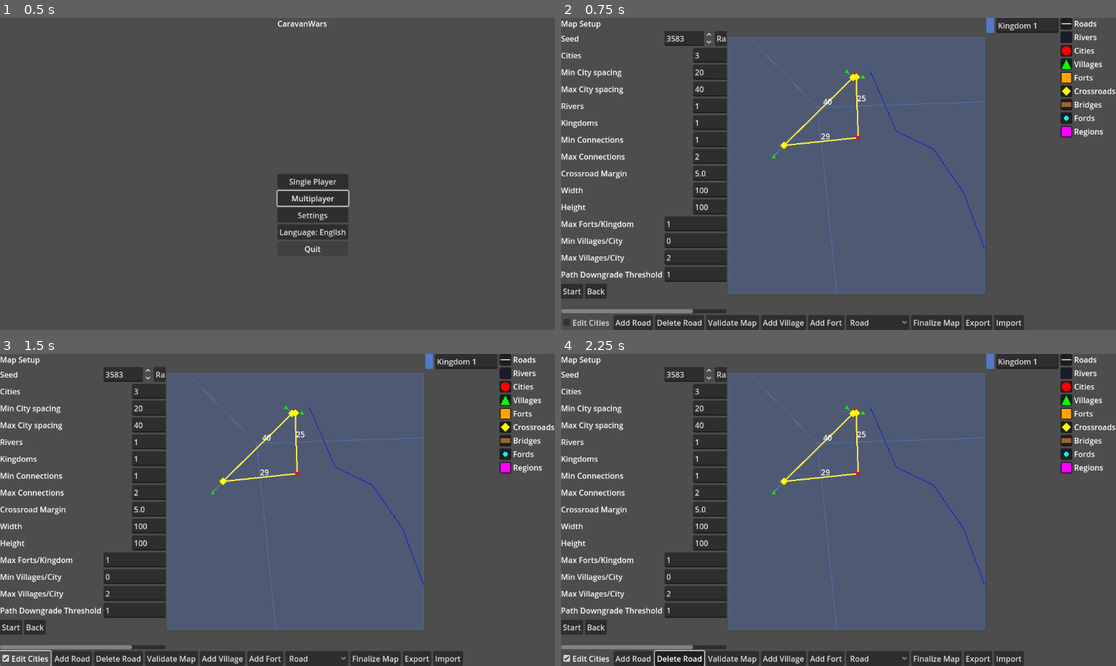
Above: before the commit, frames 1-4 (two rows, left to right).
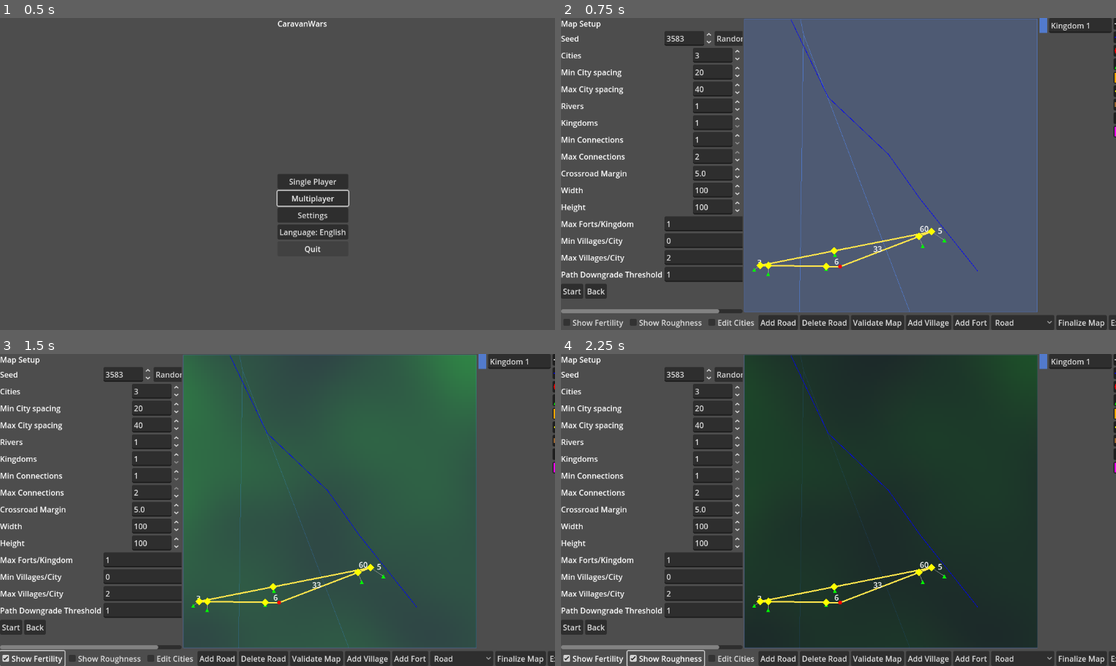
Above: after the commit, the same moments.

Repository: sepa79/CaravanWars
Game: Godot game, scene res://scenes/Main.tscn
The game is run twice, just before and just after one commit, with the same random seed, the same clock (stepped at 60 frames per second) and the same inputs.
Inputs (mouse positions are in pixels of both pictures, inside the frame that each line leads up to):
- Up to frame 1 (0.5 s): no input
- Up to frame 2 (0.75 s): click "Single Player" at 0.5 s
- Up to frame 3 (1.5 s): click (33, 659) at 1.25 s, where only the run after the commit has a clickable "Show Fertility"
- Up to frame 4 (2.25 s): click (666, 659) at 2 s, where only the run after the commit has a clickable "Show Roughness"

Frame 1 is identical in both runs. In frame 2, 22% of the frame differs, in the area x 2-100%, y 0-100%; in frame 3, 56%; in frame 4, 57%.

Commit message:
Add fertility and roughness overlays

Diff:
--- a/game/i18n/en.cfg
+++ b/game/i18n/en.cfg
@@ -58,6 +58,8 @@
 setup.show_bridges="Show Bridges"
 setup.show_fords="Show Fords"
 setup.show_regions="Show Regions"
+setup.show_fertility="Show Fertility"
+setup.show_roughness="Show Roughness"
 setup.edit_cities="Edit Cities"
 setup.add_road="Add Road"
 setup.delete_road="Delete Road"
--- a/game/i18n/pl.cfg
+++ b/game/i18n/pl.cfg
@@ -58,6 +58,8 @@
 setup.show_bridges="Pokaż mosty"
 setup.show_fords="Pokaż brody"
 setup.show_regions="Pokaż regiony"
+setup.show_fertility="Pokaż żyzność"
+setup.show_roughness="Pokaż nierówności"
 setup.edit_cities="Edytuj miasta"
 setup.add_road="Dodaj drogę"
 setup.delete_road="Usuń drogę"
--- a/game/mapgen/MapGenerator.gd
+++ b/game/mapgen/MapGenerator.gd
@@ -72,6 +72,19 @@
         "width": params.width,
         "height": params.height,
     }
+    var width_i: int = int(params.width)
+    var height_i: int = int(params.height)
+    var noise_seed: int = rng.randi()
+    var nutil := NoiseUtil.new()
+    var fertility_field: Array = nutil.generate_field(
+        nutil.create_simplex(noise_seed, 3),
+        width_i,
+        height_i,
+        0.1
+    )
+    var roughness_field: Array = nutil.compute_roughness(fertility_field)
+    map_data["fertility"] = fertility_field
+    map_data["roughness"] = roughness_field
     var city_stage := CityPlacerModule.new(rng)
     var cities := city_stage.place_cities(
         params.city_count,
--- /dev/null
+++ b/game/mapgen/NoiseUtil.gd
@@ -0,0 +1,48 @@
+extends RefCounted
+class_name NoiseUtil
+
+## Creates a FastNoiseLite configured to approximate OpenSimplex noise.
+func create_simplex(seed: int, octaves: int = 3, frequency: float = 0.05, gain: float = 0.5, lacunarity: float = 2.0) -> FastNoiseLite:
+    var noise := FastNoiseLite.new()
+    noise.seed = seed
+    noise.noise_type = FastNoiseLite.TYPE_SIMPLEX
+    noise.frequency = frequency
+    noise.fractal_type = FastNoiseLite.FRACTAL_FBM
+    noise.fractal_octaves = octaves
+    noise.fractal_lacunarity = lacunarity
+    noise.fractal_gain = gain
+    return noise
+
+## Generates a 2D array of normalized noise values (0..1).
+func generate_field(noise: FastNoiseLite, width: int, height: int, step: float = 1.0) -> Array:
+    var field: Array = []
+    for y in range(height):
+        var row: Array = []
+        for x in range(width):
+            var v: float = noise.get_noise_2d(x * step, y * step)
+            row.append((v + 1.0) * 0.5)
+        field.append(row)
+    return field
+
+## Calculates a simple roughness field based on local differences.
+func compute_roughness(field: Array) -> Array:
+    var h: int = field.size()
+    if h == 0:
+        return []
+    var w: int = field[0].size()
+    var rough: Array = []
+    for y in range(h):
+        var row: Array = []
+        for x in range(w):
+            var v: float = field[y][x]
+            var diff: float = 0.0
+            var count: int = 0
+            for offset in [[1, 0], [-1, 0], [0, 1], [0, -1]]:
+                var nx: int = x + offset[0]
+                var ny: int = y + offset[1]
+                if nx >= 0 and nx < w and ny >= 0 and ny < h:
+                    diff += abs(v - field[ny][nx])
+                    count += 1
+            row.append(diff / count if count > 0 else 0.0)
+        rough.append(row)
+    return rough
--- a/game/ui/MapSetupScreen.gd
+++ b/game/ui/MapSetupScreen.gd
@@ -39,6 +39,8 @@
 @onready var show_cities_check: CheckBox = $Layers/ShowCities
 @onready var show_crossroads_check: CheckBox = $Layers/ShowCrossings
 @onready var show_regions_check: CheckBox = $Layers/ShowRegions
+@onready var show_fertility_check: CheckBox = $Layers/ShowFertility
+@onready var show_roughness_check: CheckBox = $Layers/ShowRoughness
 @onready var edit_cities_check: CheckBox = $Layers/EditCities
 @onready var add_road_button: Button = $Layers/AddRoad
 @onready var delete_road_button: Button = $Layers/DeleteRoad
@@ -132,6 +134,8 @@
     show_cities_check.toggled.connect(_on_show_cities_toggled)
     show_crossroads_check.toggled.connect(_on_show_crossroads_toggled)
     show_regions_check.toggled.connect(_on_show_regions_toggled)
+    show_fertility_check.toggled.connect(_on_show_fertility_toggled)
+    show_roughness_check.toggled.connect(_on_show_roughness_toggled)
     edit_cities_check.toggled.connect(_on_edit_cities_toggled)
     add_road_button.toggled.connect(_on_add_road_toggled)
     delete_road_button.toggled.connect(_on_delete_road_toggled)
@@ -180,6 +184,8 @@
     map_view.set_show_regions(true)
     map_view.set_show_villages(true)
     map_view.set_show_forts(true)
+    map_view.set_show_fertility(false)
+    map_view.set_show_roughness(false)
     map_view.cities_changed.connect(_on_cities_changed)
     var entity_legend := VBoxContainer.new()
     $HBox/MapRow.add_child(entity_legend)
@@ -229,6 +235,8 @@
     show_cities_check.text = I18N.t("setup.show_cities")
     show_crossroads_check.text = I18N.t("setup.show_crossroads")
     show_regions_check.text = I18N.t("setup.show_regions")
+    show_fertility_check.text = I18N.t("setup.show_fertility")
+    show_roughness_check.text = I18N.t("setup.show_roughness")
     edit_cities_check.text = I18N.t("setup.edit_cities")
     add_road_button.text = I18N.t("setup.add_road")
     delete_road_button.text = I18N.t("setup.delete_road")
@@ -366,6 +374,12 @@
 func _on_show_regions_toggled(pressed: bool) -> void:
     map_view.set_show_regions(pressed)
 
+func _on_show_fertility_toggled(pressed: bool) -> void:
+    map_view.set_show_fertility(pressed)
+
+func _on_show_roughness_toggled(pressed: bool) -> void:
+    map_view.set_show_roughness(pressed)
+
 func _on_edit_cities_toggled(pressed: bool) -> void:
     map_view.set_edit_mode(pressed)
 
--- a/game/ui/MapSetupScreen.tscn
+++ b/game/ui/MapSetupScreen.tscn
@@ -184,6 +184,12 @@
 [node name="ShowRegions" type="CheckBox" parent="Layers"]
 button_pressed = true
 
+[node name="ShowFertility" type="CheckBox" parent="Layers"]
+button_pressed = false
+
+[node name="ShowRoughness" type="CheckBox" parent="Layers"]
+button_pressed = false
+
 [node name="EditCities" type="CheckBox" parent="Layers"]
 button_pressed = false
 
--- a/game/ui/MapView.gd
+++ b/game/ui/MapView.gd
@@ -17,6 +17,8 @@
 var show_crossroads: bool = true
 var show_bridges: bool = true
 var show_fords: bool = true
+var show_fertility: bool = false
+var show_roughness: bool = false
 @export var crossroad_color: Color = Color.YELLOW
 @export var crossroad_size: float = 8.0
 @export var bridge_color: Color = Color(0.6, 0.4, 0.2)
@@ -188,6 +190,24 @@
         if not debug_logged:
             print("[MapView] drew %s regions" % regions.size())
             debug_logged = true
+    if show_fertility:
+        var fert: Array = map_data.get("fertility", [])
+        var rect_size: Vector2 = Vector2(draw_scale, draw_scale)
+        for y in range(fert.size()):
+            var row: Array = fert[y]
+            for x in range(row.size()):
+                var col: Color = Color(0, row[x], 0, 0.4)
+                var pos: Vector2 = Vector2(x, y) * draw_scale + offset
+                draw_rect(Rect2(pos, rect_size), col, true)
+    if show_roughness:
+        var rough: Array = map_data.get("roughness", [])
+        var rect_size_r: Vector2 = Vector2(draw_scale, draw_scale)
+        for ry in range(rough.size()):
+            var rrow: Array = rough[ry]
+            for rx in range(rrow.size()):
+                var rcol: Color = Color(rrow[rx], 0, 0, 0.4)
+                var rpos: Vector2 = Vector2(rx, ry) * draw_scale + offset
+                draw_rect(Rect2(rpos, rect_size_r), rcol, true)
     var roads: Dictionary = map_data.get("roads", {})
     if show_roads:
         var edges: Dictionary = roads.get("edges", {})
@@ -413,3 +433,11 @@
 func set_show_regions(value: bool) -> void:
     show_regions = value
     queue_redraw()
+
+func set_show_fertility(value: bool) -> void:
+    show_fertility = value
+    queue_redraw()
+
+func set_show_roughness(value: bool) -> void:
+    show_roughness = value
+    queue_redraw()
